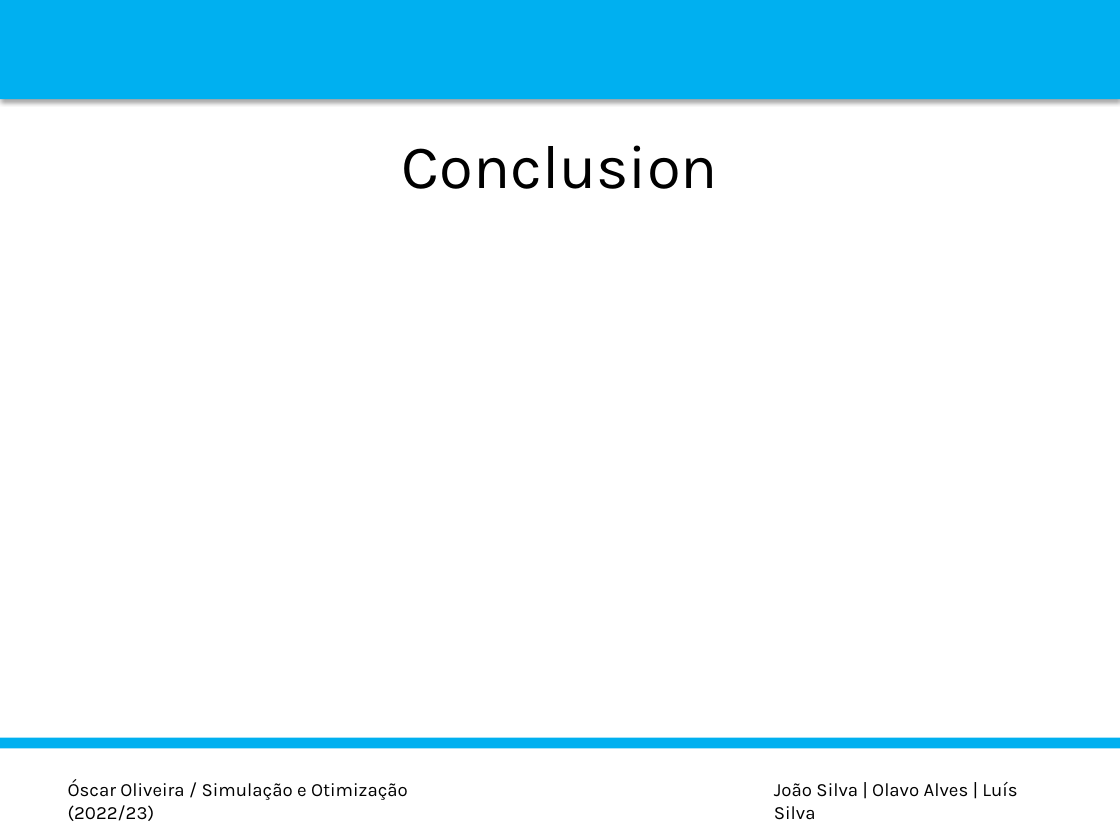
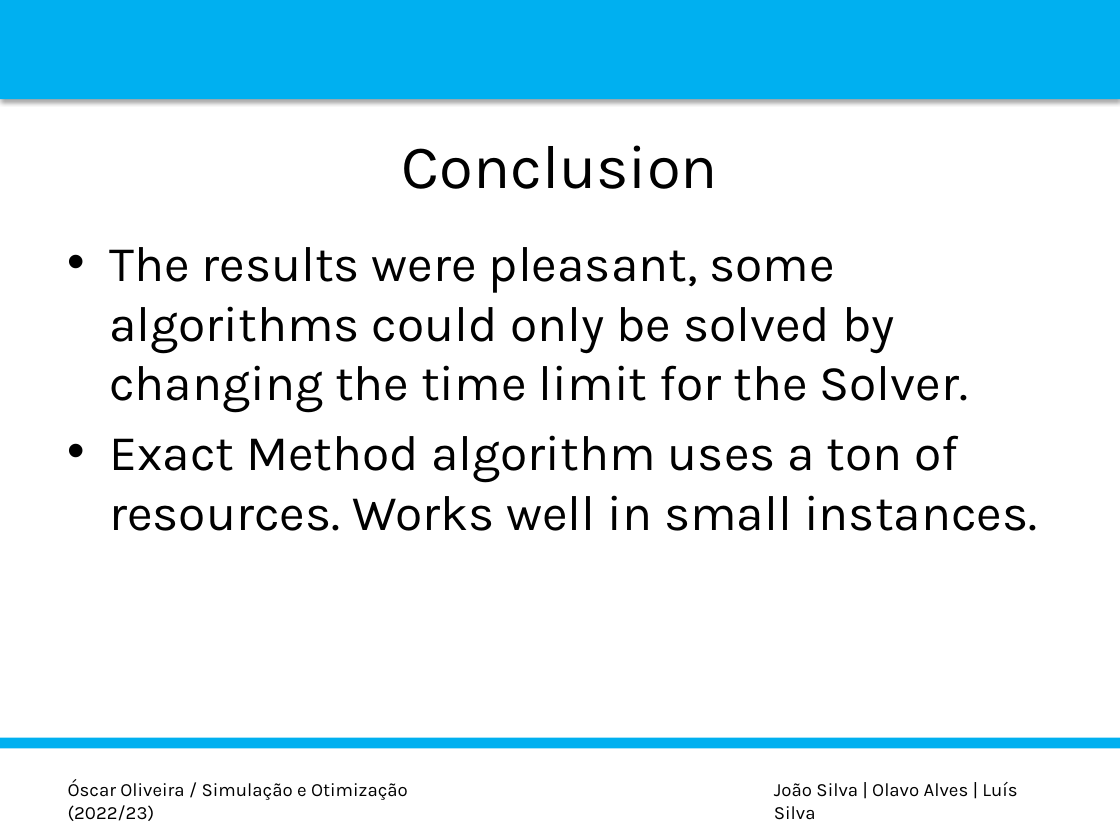
Before and after one commit to luispedro30/SO_trabalho, a slide deck: slide 8 of P_POINT_SO.pptx. Drawn at 1120x840 pixels with LibreOffice and Linux fonts; fonts in the diff are those of the drawing; background and template pictures are left out. Boxes give left, top, right and bottom in pixels: in the first picture for what was removed or moved away, otherwise in the second. Text is boxed around its words. In the diff, an @@ line names an element or a change of style, - is before the commit and + after.

```diff
--- a/P_POINT_SO.pptx
+++ b/P_POINT_SO.pptx
@@ text added at box(109, 247, 1037, 531), 32 pt, text #000000 @@
+• The results were pleasant, some algorithms could only be solved by changing the time limit for the Solver.
+• Exact Method algorithm uses a ton of resources. Works well in small instances.
```
Also in this commit, not shown: 4 other slides changed.
